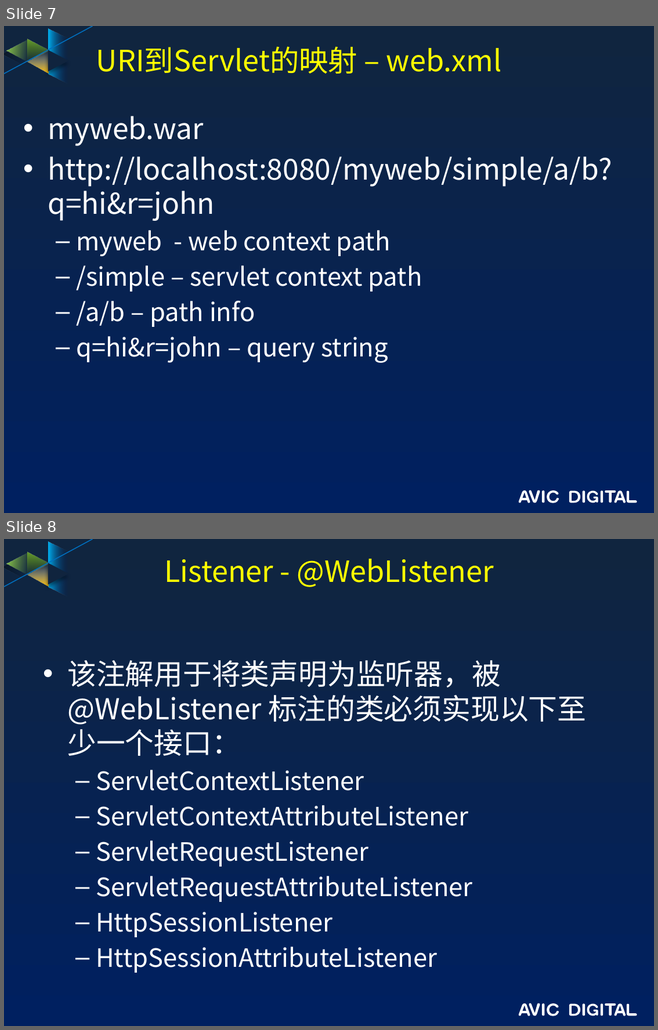
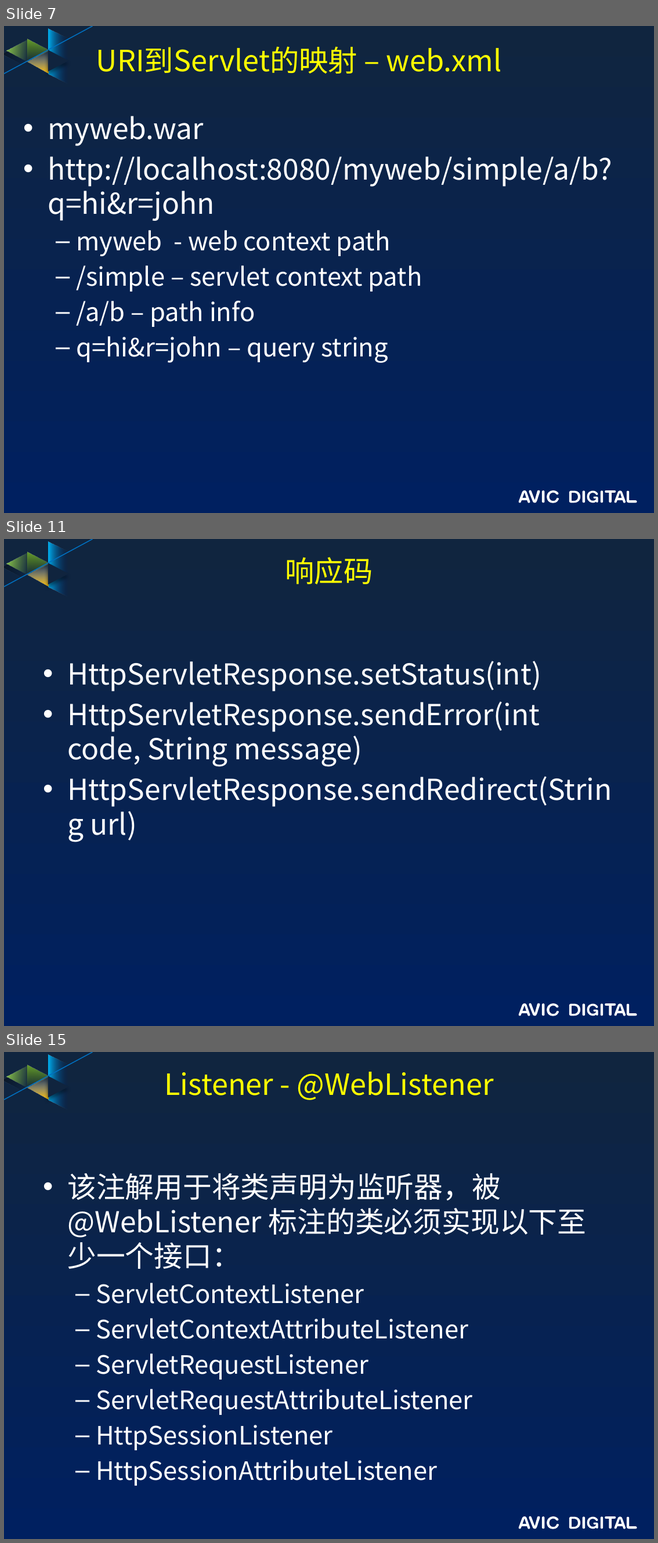
Before and after one commit to guofengzh/java-way, a slide deck: spring/docs/02-servlet-basic.pptx. Shown one above the other, each under a label of ours: slides 7 and 8 before the commit, slides 7, 11 and 15 after it; the slides between them are not shown. The pictures are 658x1030 and 658x1543 pixels, drawn with LibreOffice and Linux fonts; fonts in the diff are those of the drawing; background and template pictures are left out. Boxes give left, top, right and bottom in pixels: in the first picture for what was removed or moved away, otherwise in the second. Text is boxed around its words. In the diff, an @@ line names an element or a change of style, - is before the commit and + after.

```diff
--- a/spring/docs/02-servlet-basic.pptx
+++ b/spring/docs/02-servlet-basic.pptx
@@ slide 11 added at bbox=[4, 539, 654, 1026], background gradient #10253F to #002060; not listed: 17 template elements that a slide beside it also shows @@
@@ title added at bbox=[285, 557, 372, 584], 32.4 pt, text #FFFF00 @@
+响应码
@@ text added at bbox=[67, 661, 611, 841], 32 pt, text #FFFFFF @@
+• HttpServletResponse.setStatus(int)
+• HttpServletResponse.sendError(int code, String message)
+• HttpServletResponse.sendRedirect(String url)
@@ what was slide 8 is now slide 15 @@
```
Also in this commit, not shown: 6 other slides added.
